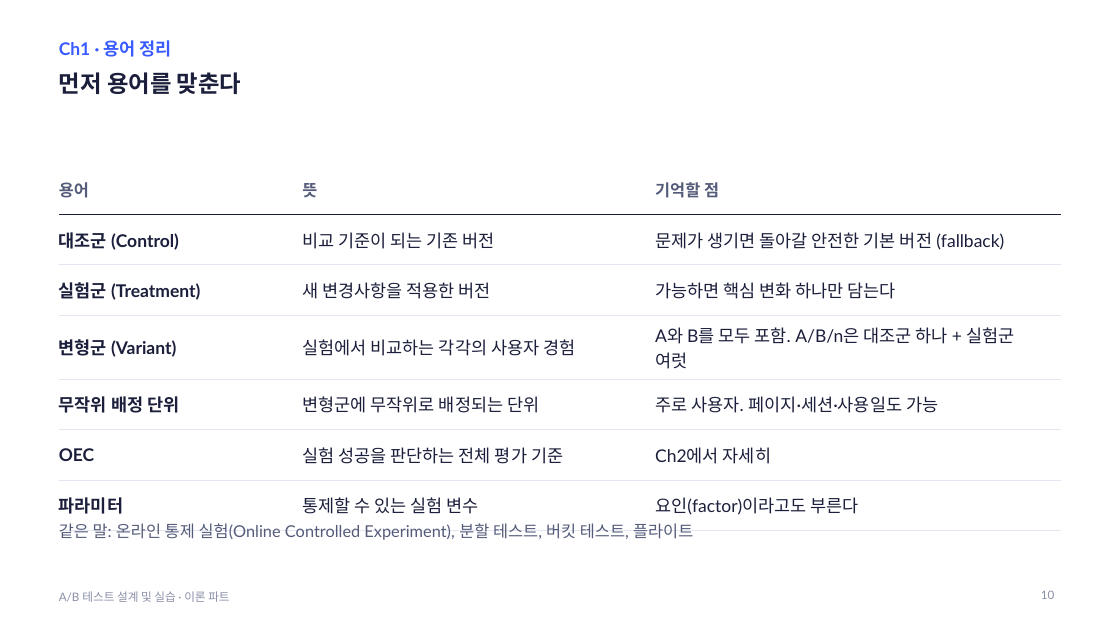
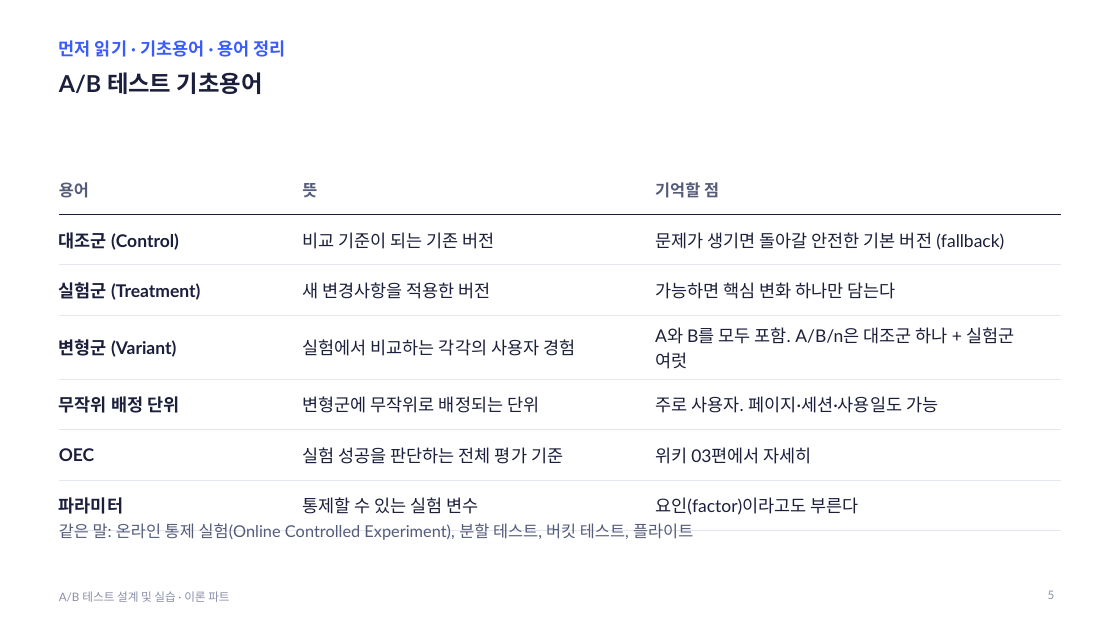
Before and after one commit to kkamret/quickmart-lab-rats, a slide deck: slide 5 of docs/lecture/ab-testing-theory.pptx (slide 10 before the commit). Drawn at 1120x630 pixels with LibreOffice and Linux fonts; fonts in the diff are those of the drawing. Boxes give left, top, right and bottom in pixels: in the first picture for what was removed or moved away, otherwise in the second. Text is boxed around its words. In the diff, an @@ line names an element or a change of style, - is before the commit and + after.

Commit message:
docs: A/B 테스트 PPT를 위키 순서로 재구성

```diff
--- a/docs/lecture/ab-testing-theory.pptx
+++ b/docs/lecture/ab-testing-theory.pptx
@@ text at <box>59,40,286,57</box>: text changed @@
-Ch1 · 용어 정리
+먼저 읽기 · 기초용어 · 용어 정리
@@ title at <box>59,72,263,94</box>: text changed @@
-먼저 용어를 맞춘다
+A/B 테스트 기초용어
@@ table at <box>59,164,1061,519</box> @@
-row 6, column 3: Ch2에서 자세히
+row 6, column 3: 위키 03편에서 자세히
@@ page number at <box>1048,590,1055,599</box>: text changed @@
-10
+5
```
Also in this commit, not shown: 73 other slides changed, 3 slides added, 4 slides removed, 2 other files.
